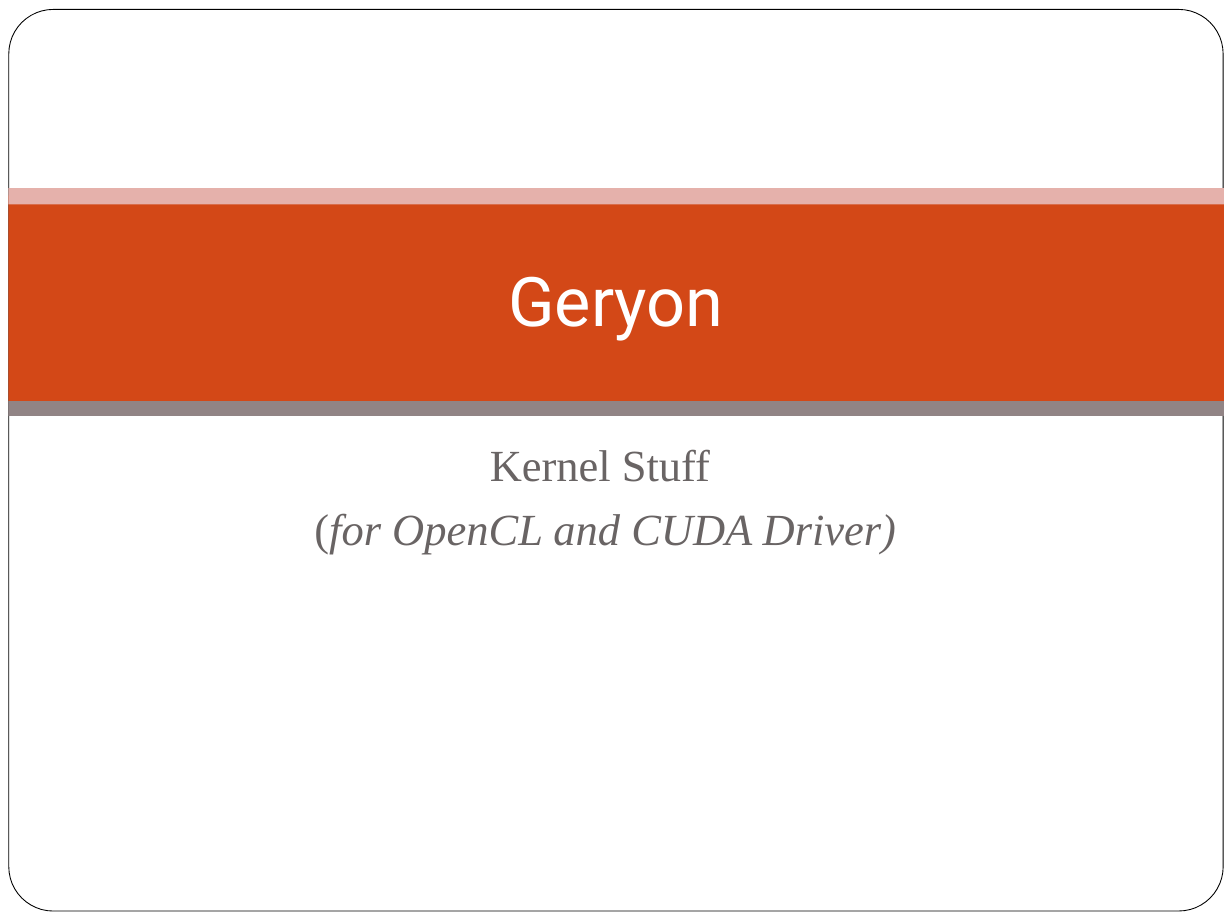
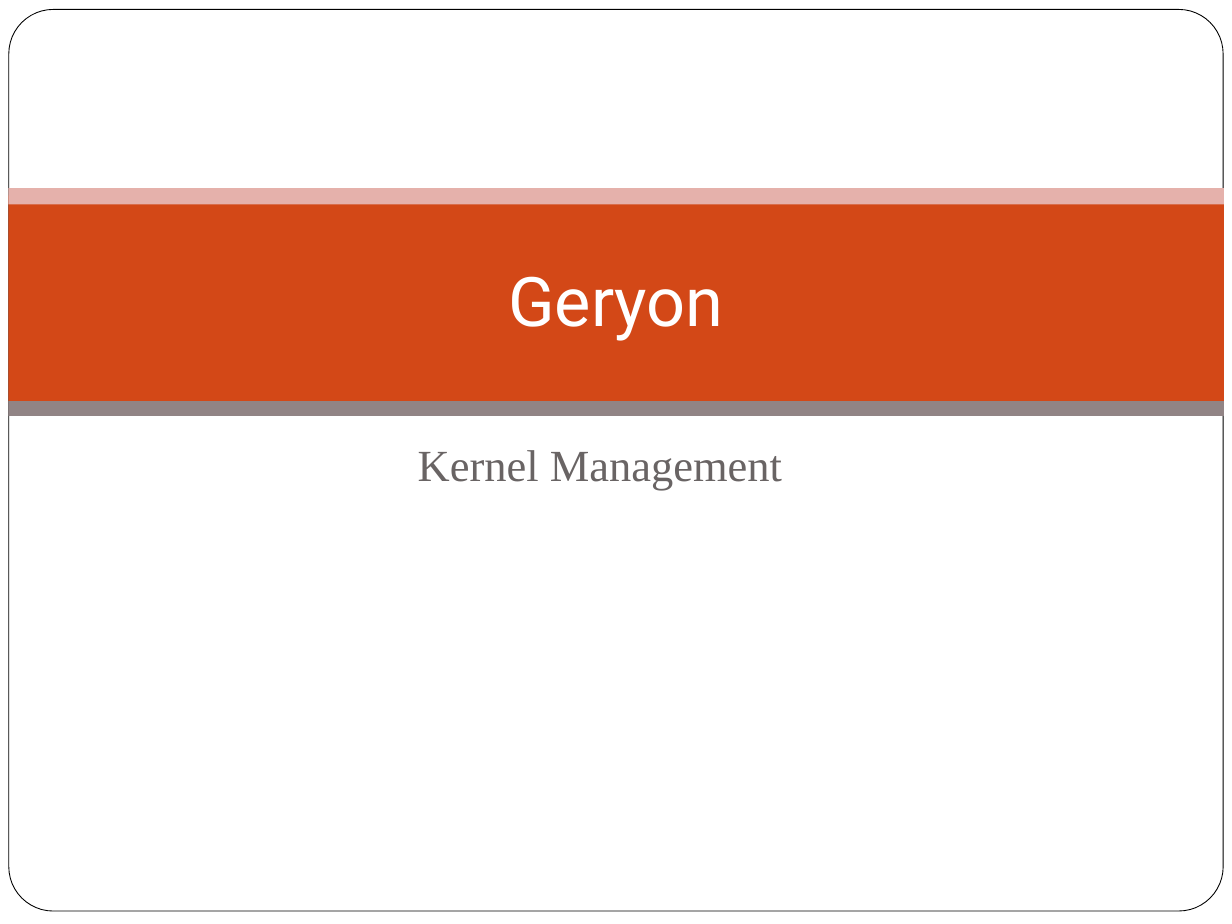
Before and after one commit to scicomp/geryon, a slide deck: slide 54 of geryon.pptx (slide 44 before the commit). Drawn at 1232x924 pixels with LibreOffice and Linux fonts; fonts in the diff are those of the drawing; background and template pictures are left out. Boxes give left, top, right and bottom in pixels: in the first picture for what was removed or moved away, otherwise in the second. Text is boxed around its words. In the diff, an @@ line names an element or a change of style, - is before the commit and + after.

Commit message:
Geryon: Updating example and documentation.

```diff
--- a/geryon.pptx
+++ b/geryon.pptx
@@ subtitle at (418, 450, 782, 490): text changed; italic off @@
-Kernel Stuff
-(for OpenCL and CUDA Driver)
+Kernel Management
```
Also in this commit, not shown: 10 other slides changed, 10 slides added, 2 other files.
